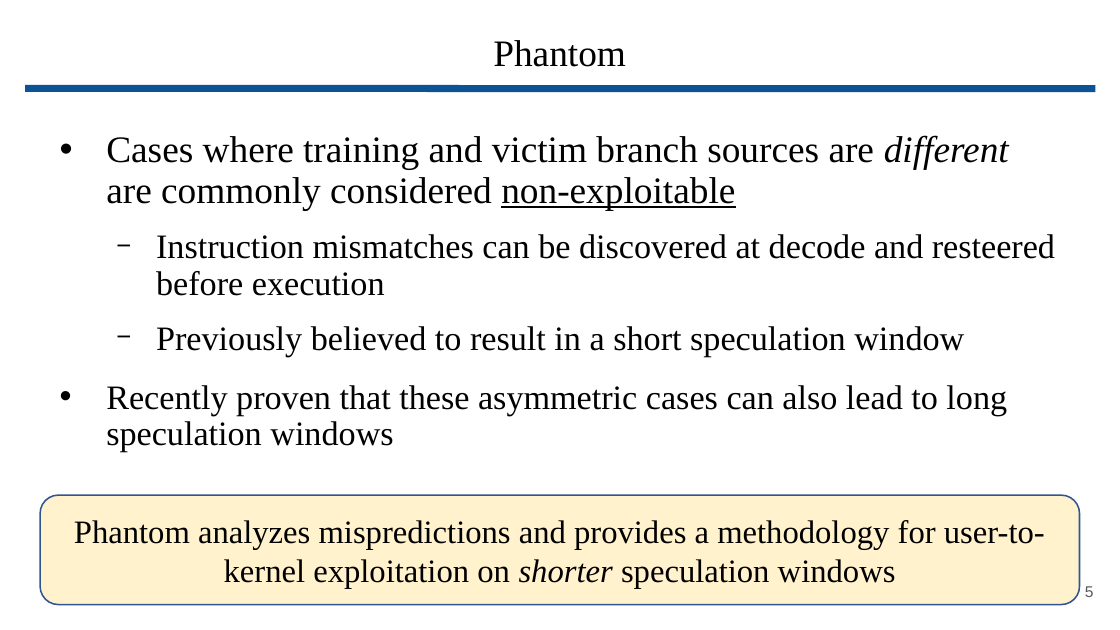
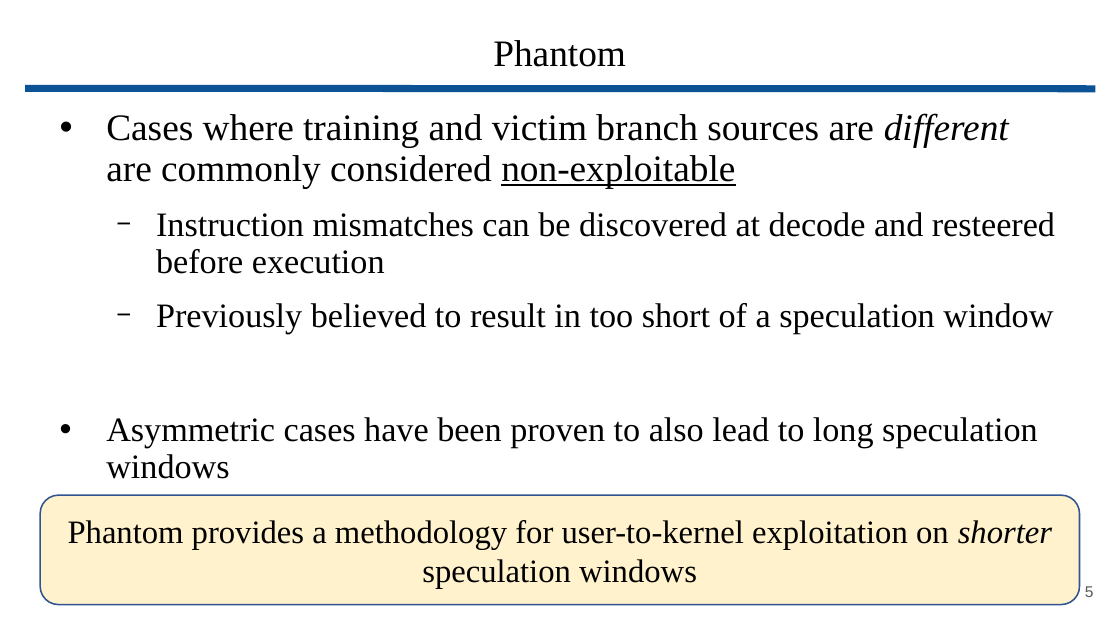
Before and after one commit to wbuz24/grad-research, a slide deck: slide 5 of presentations/Phantom.pptx. Drawn at 1120x630 pixels with LibreOffice and Linux fonts; fonts in the diff are those of the drawing. Boxes give left, top, right and bottom in pixels: in the first picture for what was removed or moved away, otherwise in the second. Text is boxed around its words. In the diff, an @@ line names an element or a change of style, - is before the commit and + after.

Commit message:
Phantom save

```diff
--- a/presentations/Phantom.pptx
+++ b/presentations/Phantom.pptx
@@ text "Cases where training and victim ...": place and size @@
-text "Cases where training and victim ..." at [106,135,1055,452]
+text "Cases where training and victim ..." at [106,113,1055,479]
@@ text at [106,303,1053,479]: text changed @@
-  − Previously believed to result in a short speculation window
-• Recently proven that these asymmetric cases can also lead to long speculation windows
+  − Previously believed to result in too short of a speculation window
+• Asymmetric cases have been proven to also lead to long speculation windows
@@ text in rounded rectangle at [68,520,1052,588]: text changed @@
-Phantom analyzes mispredictions and provides a methodology for user-to-kernel exploitation on shorter speculation windows
+Phantom provides a methodology for user-to-kernel exploitation on shorter speculation windows
```
Also in this commit, not shown: 4 other slides changed, 2 slides added, 1 slide removed.
